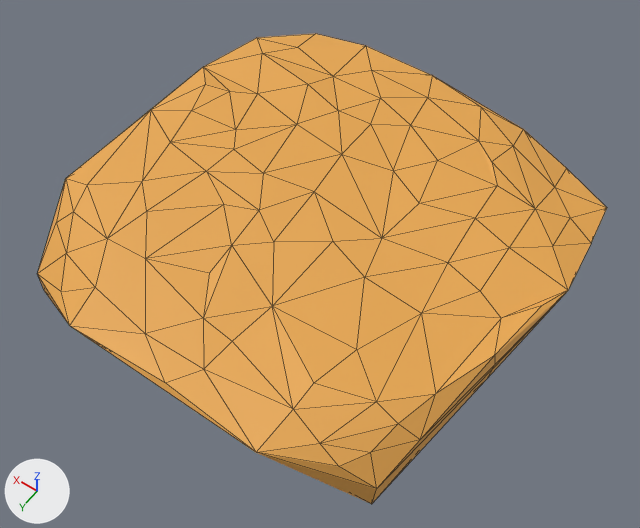
An edit to the Blender file assets/model/enviornment/island_big.blend, drawn before and after from the same camera.
Rendered twice from a 50 mm lens placed at (-6.51, 9.17, 13.35), pointed at (-0.25, 0.41, -0.41). Lighting does not change. The marker at lower left points along +X, +Y and +Z. Mesh edges are drawn as thin lines.
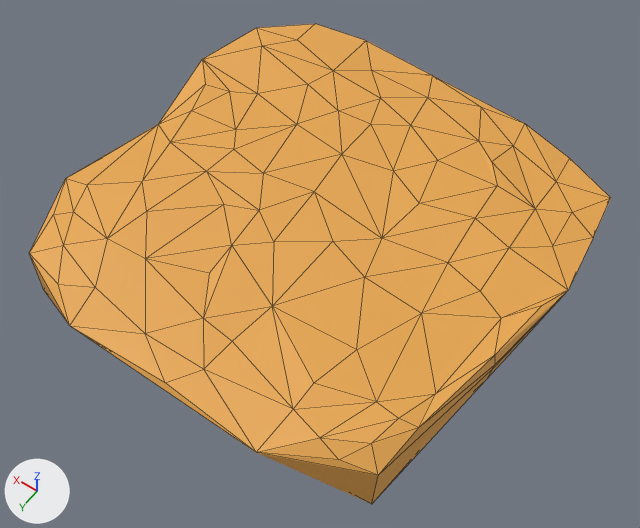
The change, as a diff of the scene's bpy script:
```diff
--- a/assets/model/enviornment/island_big.blend.py
+++ b/assets/model/enviornment/island_big.blend.py
@@ me_cube_005 @@
 me_cube_005.from_pydata(...)  # 112 vertices, 199 faces; spans x -4.66..4.68, y -4.65..4.63, z -0.96..0.92
 # used by ob_cube_001; location = (0.0, 0.0, 0.0)
 # verts and faces of me_cube_005; kept vertices keep their numbers, new ones are numbered from 112
 # before: 6 (-3.79, 3.81, -0.1) at pixel (376, 488), 13 (-3.99, 2.85, 0.3) at pixel (420, 439), 14 (-3.18, 4.0, 0.3) at pixel (338, 466), 41 (-2.76, 3.93, 0.51) at pixel (319, 443), 44 (-3.6, 2.95, 0.57) at pixel (398, 423)
 # before: 45 (-3.47, 3.53, 0.37) at pixel (370, 452)
 # before: 7 (2.84, 4.14, 0.35) at pixel (61, 291), 8 (3.85, 3.93, -0.09) at pixel (37, 273), 17 (4.68, 2.18, 0.52) at pixel (65, 178), 18 (4.57, -0.22, 0.63) at pixel (150, 109), 19 (2.06, -4.61, 0.62) at pixel (365, 45)
 # before: 28 (4.6, -1.96, 0.58) at pixel (203, 66), 75 (4.03, 2.18, 0.74) at pixel (87, 184), 78 (4.11, 3.04, 0.37) at pixel (56, 222), 80 (3.35, 3.49, 0.44) at pixel (66, 253), 84 (2.05, -3.3, 0.65) at pixel (333, 76)
 # before: 87 (4.34, -3.53, 0.5) at pixel (256, 37), 88 (3.32, -4.41, 0.52) at pixel (315, 33), 89 (3.74, -2.98, 0.69) at pixel (262, 53), 90 (3.25, -3.62, 0.67) at pixel (297, 47), 107 (4.21, -1.92, -0.06)
 # before: 110 (4.67, 1.59, 0.39), 111 (4.67, 1.85, 0.52) at pixel (77, 168)
 # before: 9 (-4.5, -2.41, 0.44) at pixel (591, 243), 26 (-2.0, -4.5, 0.39) at pixel (523, 129), 93 (-3.3, -3.3, 0.45) at pixel (554, 187), 94 (-3.19, -4.22, 0.15) at pixel (566, 168), 95 (-3.91, -2.7, 0.52) at pixel (570, 217)
 # before: 96 (-4.34, -3.54, 0.3) at pixel (607, 207)
+# me_cube_005 part 1
+verts[6] = (-3.79, 3.81, 0.41)  # moved, pixel (378, 475)
+verts[13] = (-3.93, 2.87, 0.66)  # moved, pixel (418, 427)
+verts[14] = (-3.18, 4.0, 0.55)  # moved, pixel (338, 459)
+verts[41] = (-2.76, 3.93, 0.69)  # moved, pixel (319, 437)
+verts[44] = (-3.6, 2.95, 0.75)  # moved, pixel (398, 418)
+verts[45] = (-3.47, 3.53, 0.68)  # moved, pixel (371, 443)
+# me_cube_005 part 2
+delete_faces([(17, 18, 28, 111), (17, 75, 18), (28, 107, 110, 111)])
+verts[7] = (2.84, 4.14, 0.59)  # moved, pixel (58, 284)
+verts[80] = (3.35, 3.49, 0.68)  # moved, pixel (63, 245)
+verts[8] = (3.85, 3.93, 0.52)  # moved, pixel (29, 253)
+verts[18] = (4.26, -0.07, 0.49)  # moved, pixel (158, 124)
+verts[19] = (2.06, -4.61, 0.77)  # moved, pixel (366, 40)
+verts[28] = (4.6, -1.96, 0.8)  # moved, pixel (202, 59)
+verts[78] = (4.11, 3.04, 0.6)  # moved, pixel (53, 214)
+verts[84] = (2.05, -3.3, 0.79)  # moved, pixel (333, 70)
+verts[87] = (4.34, -3.53, 0.77)  # moved, pixel (256, 27)
+verts[88] = (3.32, -4.41, 0.79)  # moved, pixel (315, 23)
+verts[89] = (3.74, -2.98, 0.9)  # moved, pixel (261, 45)
+verts[90] = (3.25, -3.62, 0.88)  # moved, pixel (297, 39)
+verts[111] = (4.26, -0.03, 0.49)  # moved, pixel (156, 125)
+faces += [(17, 75, 18, 111), (18, 28, 107), (18, 107, 110, 111)]
+# me_cube_005 part 3
+verts[9] = (-4.5, -2.41, 0.6)  # moved, pixel (593, 237)
+verts[93] = (-3.3, -3.3, 0.61)  # moved, pixel (556, 181)
+verts[26] = (-2.0, -4.5, 0.54)  # moved, pixel (524, 123)
+verts[95] = (-3.91, -2.7, 0.67)  # moved, pixel (572, 212)
+verts[94] = (-3.19, -4.22, 0.45)  # moved, pixel (569, 158)
+verts[96] = (-4.34, -3.54, 0.6)  # moved, pixel (610, 197)
 me_cube_005.materials.append(mat_sandstone)
```

Where the change shows, as pixel boxes (x1, y1, x2, y2) in the pictures (640 x 528 px; the box of a moved part takes in the faces that stretch with it):
part 1 of me_cube_005, moved or reshaped
    both: (256, 355, 495, 504)
part 2 of me_cube_005, moved or reshaped
    before: (37, 34, 430, 325)
    after: (29, 24, 431, 325)
part 3 of me_cube_005, moved or reshaped
    before: (437, 78, 607, 290)
    after: (434, 76, 611, 290)
